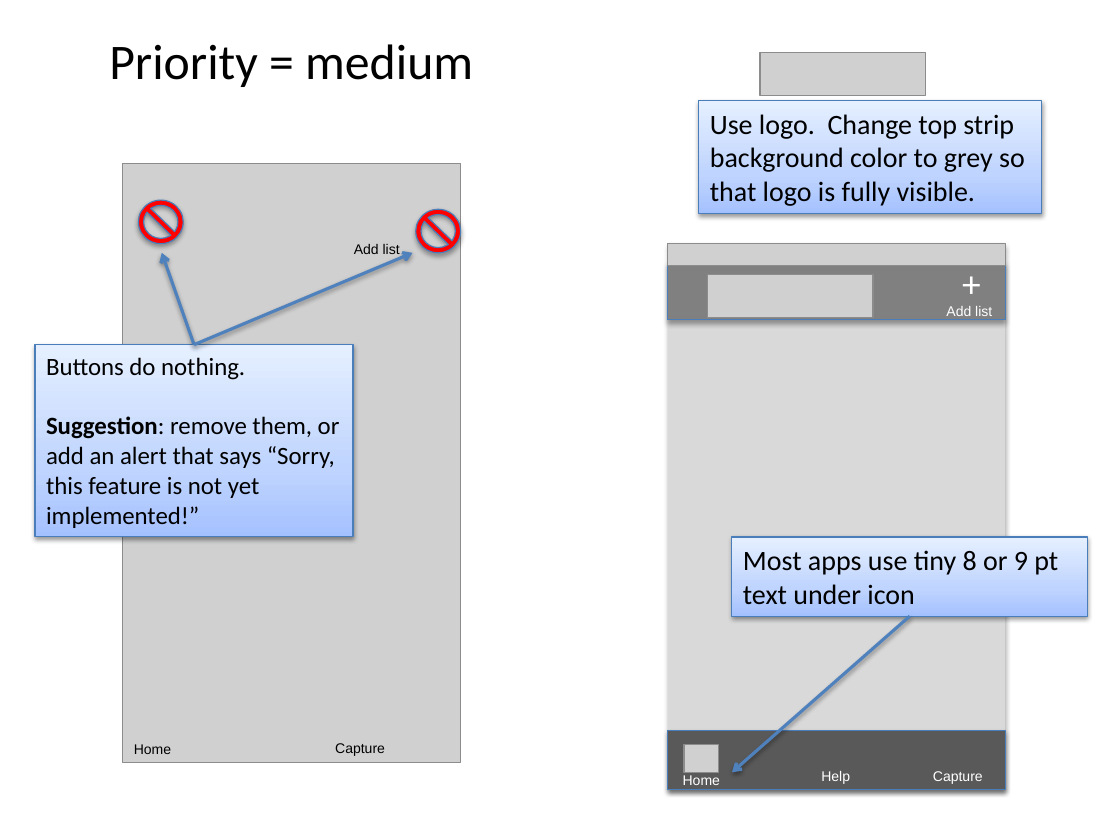
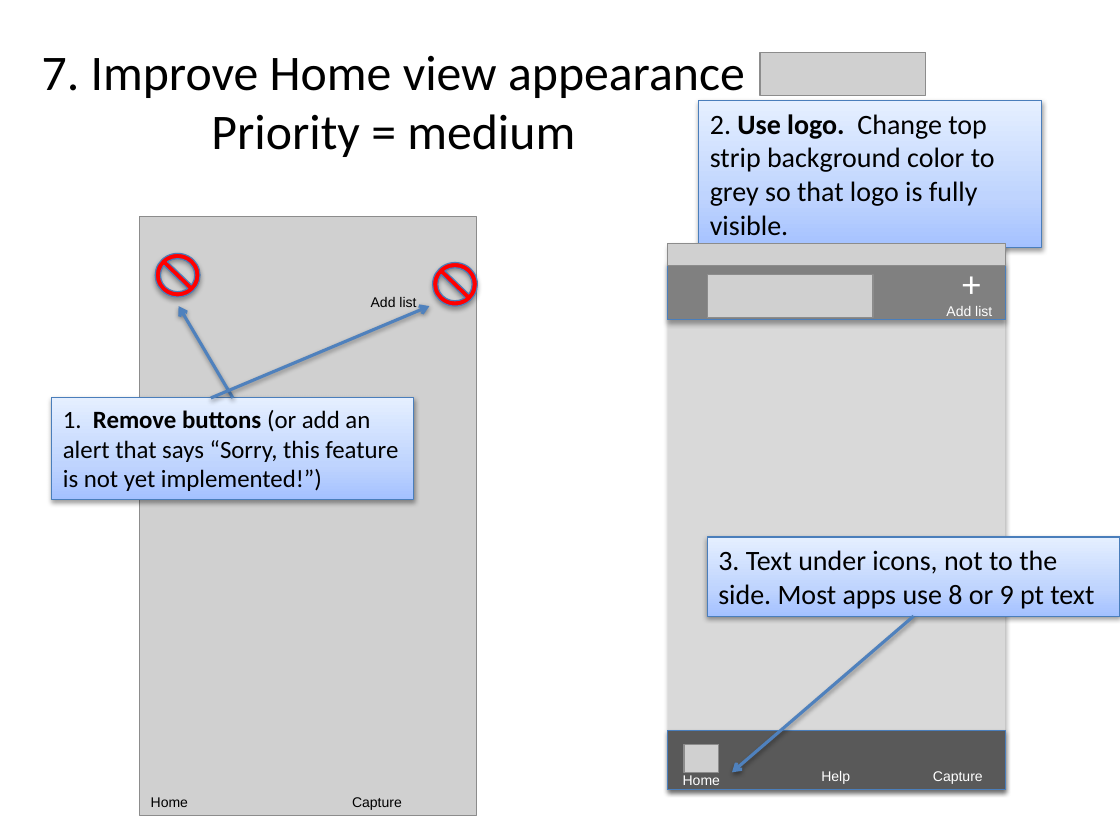
Before and after one commit to phylotastic/Pt_Mobile_Application, a slide deck: slide 9 of design/mobile_app_mvp_priorities.pptx (slide 3 before the commit). Drawn at 1120x840 pixels with LibreOffice and Linux fonts; fonts in the diff are those of the drawing; grey boxes stand for pictures. Boxes give left, top, right and bottom in pixels: in the first picture for what was removed or moved away, otherwise in the second. Text is boxed around its words. In the diff, an @@ line names an element or a change of style, - is before the commit and + after.

```diff
--- a/design/mobile_app_mvp_priorities.pptx
+++ b/design/mobile_app_mvp_priorities.pptx
@@ text "7. Improve Home view appearance": place and size @@
-text "7. Improve Home view appearance" at [109,44,473,87]
+text "7. Improve Home view appearance" at [42,55,745,157]
@@ text at [42,55,745,102]: paragraph added @@
+7. Improve Home view appearance
@@ text at [211,114,575,157]: alignment left to centre @@
@@ rectangle "2. Use logo. Change top ...": place and size @@
-rectangle "2. Use logo. Change top ..." at [699,101,1042,214]
+rectangle "2. Use logo. Change top ..." at [699,101,1042,248]
@@ text in rectangle at [710,114,995,236]: text changed @@
-Use logo. Change top strip background color to grey so that logo is fully visible.
+2. Use logo. Change top strip background color to grey so that logo is fully visible.
@@ arrow moved from (194, 345) - (161, 253) to (233, 398) - (178, 306) @@
@@ 2 texts, 2 no-entry signs, 1 picture, 1 arrow: place and size @@
-2 texts, 2 no-entry signs, 1 picture, 1 arrow at [123,164,460,762]
+2 texts, 2 no-entry signs, 1 picture, 1 arrow at [140,217,477,815]
@@ rectangle "1. Remove buttons (or add ...": place and size @@
-rectangle "1. Remove buttons (or add ..." at [35,345,353,538]
+rectangle "1. Remove buttons (or add ..." at [52,398,413,500]
@@ text in rectangle at [63,410,398,491]: text changed @@
-Buttons do nothing.
-Suggestion: remove them, or add an alert that says “Sorry, this feature is not yet implemented!”
+1. Remove buttons (or add an alert that says “Sorry, this feature is not yet implemented!”)
@@ rectangle "3. Text under icons, not ...": place and size @@
-rectangle "3. Text under icons, not ..." at [732,536,1088,616]
+rectangle "3. Text under icons, not ..." at [707,536,1120,616]
@@ text in rectangle at [718,550,1094,609]: text changed @@
-Most apps use tiny 8 or 9 pt text under icon
+3. Text under icons, not to the side. Most apps use 8 or 9 pt text
@@ arrow moved from (909, 616) - (732, 773) to (914, 616) - (732, 773) @@
@@ text "Capture": place and size @@
-text "Capture" at [335,743,385,756]
+text "Capture" at [352,797,402,810]
```
Also in this commit, not shown: 10 other slides changed, 1 slide added, 1 slide removed.
